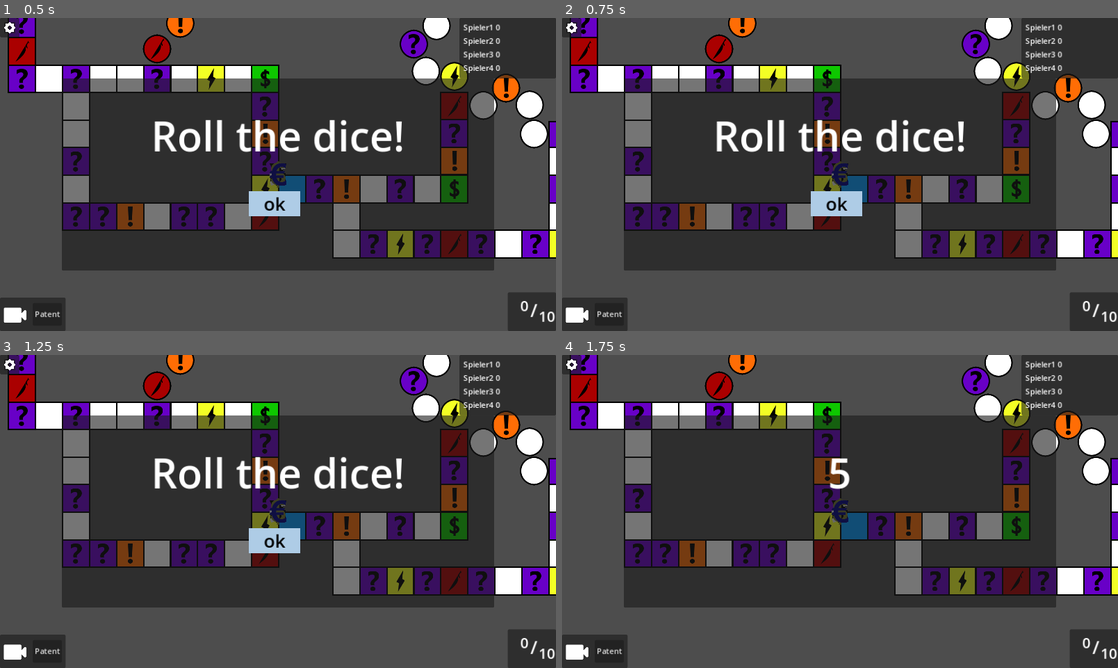
Above: before the commit, frames 1-4 (two rows, left to right).
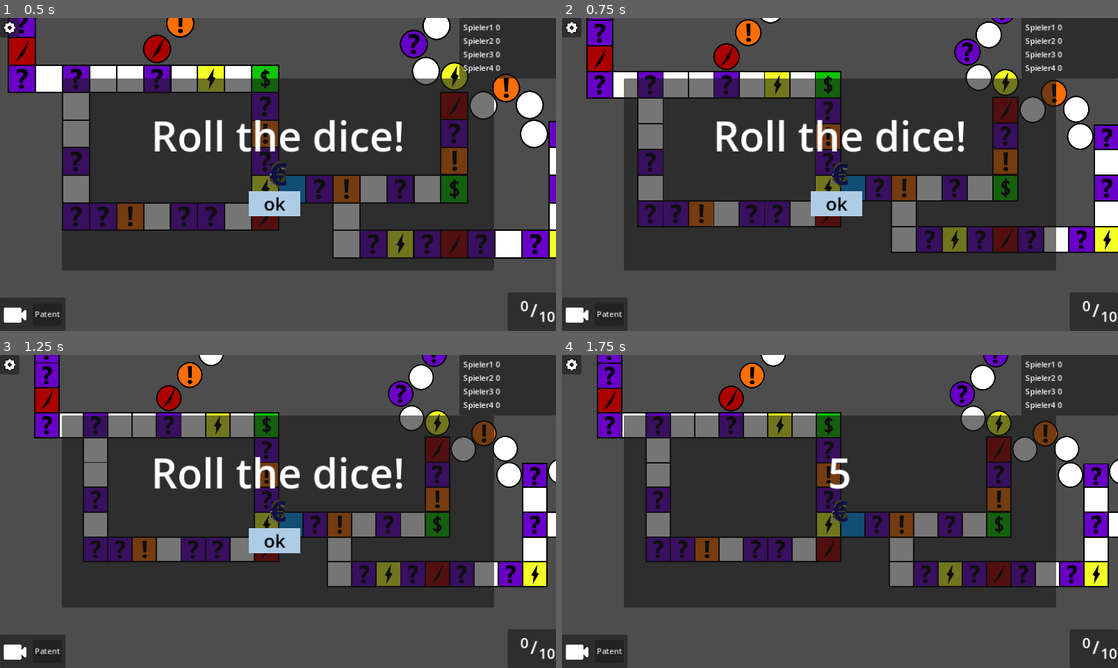
Above: after the commit, the same moments.

Repository: hfxbse/mparty
Game: Godot game, scene res://main/main.tscn
Same seed, same stepped clock (60 frames per second), same inputs: the game is played once before the commit and once after it.
Inputs (mouse positions are in pixels of both pictures, inside the frame that each line leads up to):
- Up to frame 1 (0.5 s): no input
- Up to frame 2 (0.75 s): click (578, 315) at 0.5 s
- Up to frame 3 (1.25 s): no input
- Up to frame 4 (1.75 s): click "ok" at 1.25 s

Frame 1 is identical in both runs. In frame 2, 19% of the frame differs, in the area x 1-100%, y 0-77%; in frame 3, 25%; in frame 4, 26%.

Commit message:
Fix conflicts

Diff:
--- a/overlay/overlay.gd
+++ b/overlay/overlay.gd
@@ -16,7 +16,7 @@
 	settings_menu_button.get_popup().id_pressed.connect(on_settings_button_id_pressed)
 
 
-func _on_camera_button_toggled(button_pressed):
+func _on_camera_button_pressed():
 	main_camera_selected = !main_camera_selected
 	camera_menu_pressed.emit(main_camera_selected)
 
--- a/overlay/overlay.tscn
+++ b/overlay/overlay.tscn
@@ -123,4 +123,4 @@
 offset_bottom = 70.0
 theme_override_font_sizes/font_size = 30
 
-[connection signal="toggled" from="ActionMenu/CameraButton" to="." method="_on_camera_button_toggled"]
+[connection signal="pressed" from="ActionMenu/CameraButton" to="." method="_on_camera_button_pressed"]
